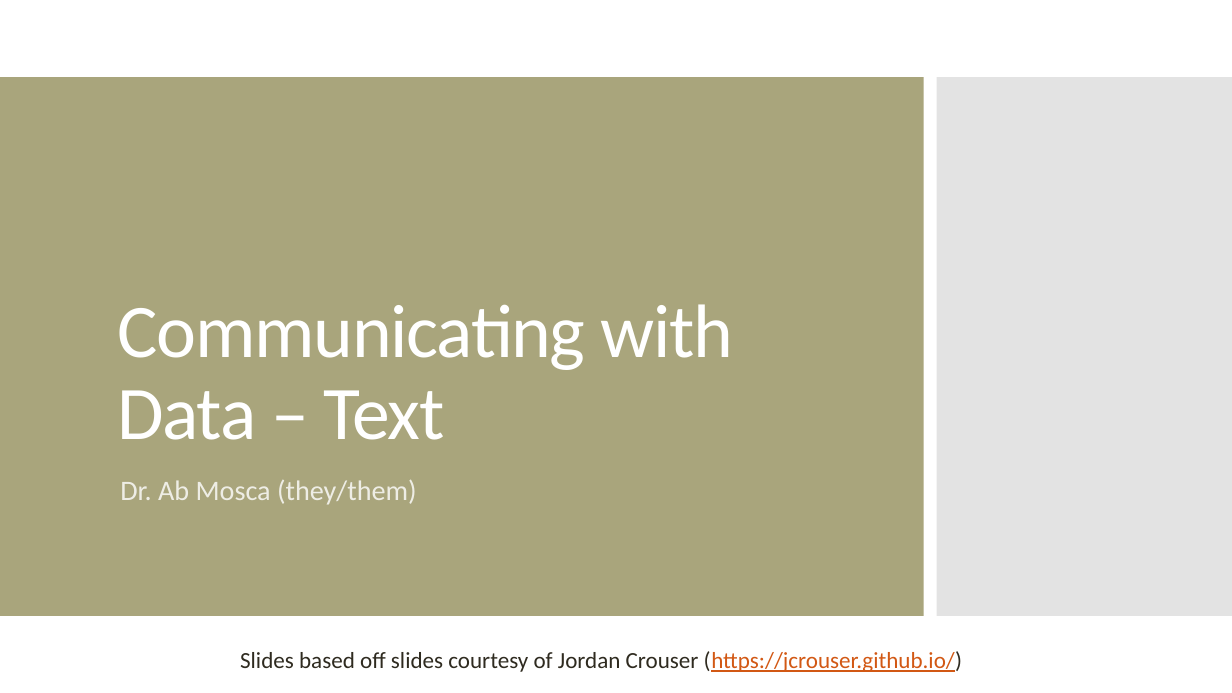
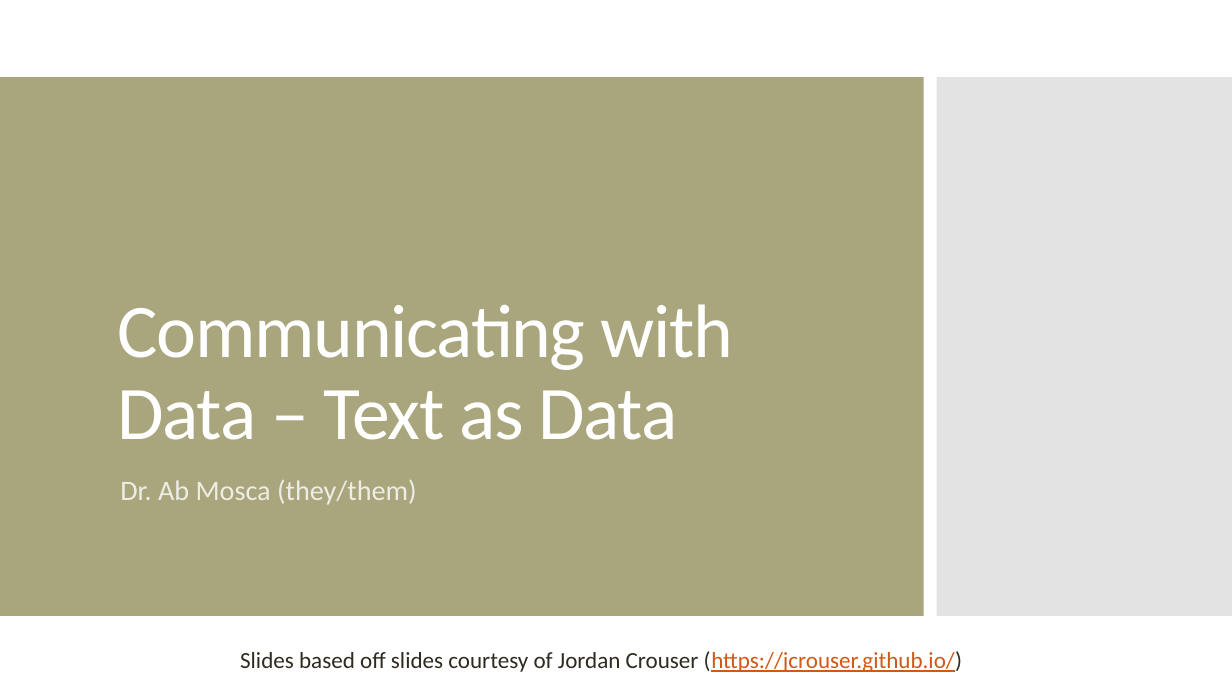
Before and after one commit to amosca01/SDS-CSC109, a slide deck: slide 1 of slides/13-text.pptx. Drawn at 1232x693 pixels with LibreOffice and Linux fonts; fonts in the diff are those of the drawing. Boxes give left, top, right and bottom in pixels: in the first picture for what was removed or moved away, otherwise in the second. Text is boxed around its words. In the diff, an @@ line names an element or a change of style, - is before the commit and + after.

```diff
--- a/slides/13-text.pptx
+++ b/slides/13-text.pptx
@@ title at [117, 304, 733, 440]: text changed @@
-Communicating with Data – Text
+Communicating with Data – Text as Data
```
Also in this commit, not shown: 2 other slides changed, 6 slides added, 2 slides removed, 3 other files.
